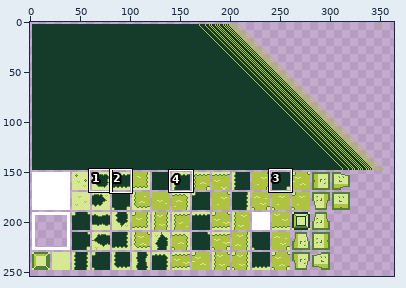
Sprite sheet -- Assets/Resources/Atlases/inGameAtlas.png. The first picture is a wide view before the edit; the outline marks the close-up.
Close-up. First the earlier version:
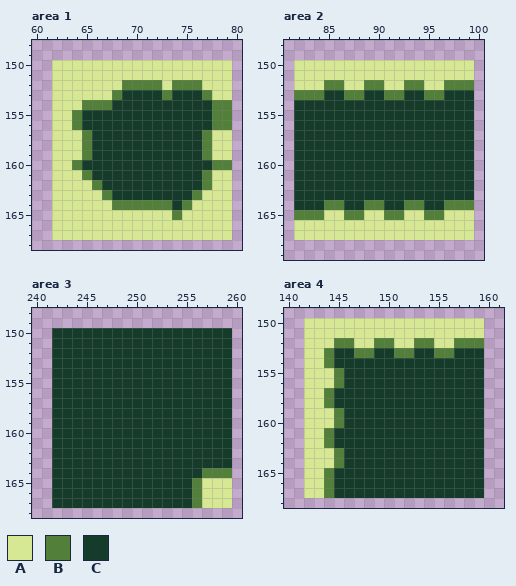
The file is 512x256 pixels. Colours within 5 levels of each other are drawn and written as one. Shown: area 1: x 60..80, y 148..168; area 2: x 81..100, y 148..169; area 3: x 240..260, y 148..168; area 4: x 140..161, y 149..168. The wide view leaves out empty margins. The commit also changed other parts of the picture, which this record leaves out.
Palette (. is transparent): A #d7e894  B #527f39  C #153c2b
Pixels before, area 1, first column x 62:
150 AAAAAAAAAAAAAAAAAA
151 AAAAAAAAAAAAAAAAAA
152 AAAAAAABBBBABBBAAA
153 AAAAAABCCCCBCCCBAA
154 AAABBBCCCCCCCCCCBB
155 AABCCCCCCCCCCCCCBB
156 AABCCCCCCCCCCCCCBB
157 AAABCCCCCCCCCCCBAA
158 AAABCCCCCCCCCCCBAA
159 AAABCCCCCCCCCCCBAA
160 AABCCCCCCCCCCCCCBB
161 AAABCCCCCCCCCCCBAA
162 AAAABCCCCCCCCCCBAA
163 AAAAABCCCCCCCCBAAA
164 AAAAAABBBBBBCBAAAA
165 AAAAAAAAAAAABAAAAA
166 AAAAAAAAAAAAAAAAAA
167 AAAAAAAAAAAAAAAAAA
Pixels before, area 2, first column x 82:
150 AAAAAAAAAAAAAAAAAA
151 AAAAAAAAAAAAAAAAAA
152 AAABBAABBAABBAABBB
153 BBBCCBBCCBBCCBBCCC
154 CCCCCCCCCCCCCCCCCC
155 CCCCCCCCCCCCCCCCCC
156 CCCCCCCCCCCCCCCCCC
157 CCCCCCCCCCCCCCCCCC
158 CCCCCCCCCCCCCCCCCC
159 CCCCCCCCCCCCCCCCCC
160 CCCCCCCCCCCCCCCCCC
161 CCCCCCCCCCCCCCCCCC
162 CCCCCCCCCCCCCCCCCC
163 CCCCCCCCCCCCCCCCCC
164 CCCBBCCBBCCBBCCBBB
165 BBBAABBAABBAABBAAA
166 AAAAAAAAAAAAAAAAAA
167 AAAAAAAAAAAAAAAAAA
Pixels before, area 3, first column x 242:
150 CCCCCCCCCCCCCCCCCC
151 CCCCCCCCCCCCCCCCCC
152 CCCCCCCCCCCCCCCCCC
153 CCCCCCCCCCCCCCCCCC
154 CCCCCCCCCCCCCCCCCC
155 CCCCCCCCCCCCCCCCCC
156 CCCCCCCCCCCCCCCCCC
157 CCCCCCCCCCCCCCCCCC
158 CCCCCCCCCCCCCCCCCC
159 CCCCCCCCCCCCCCCCCC
160 CCCCCCCCCCCCCCCCCC
161 CCCCCCCCCCCCCCCCCC
162 CCCCCCCCCCCCCCCCCC
163 CCCCCCCCCCCCCCCCCC
164 CCCCCCCCCCCCCCCBBB
165 CCCCCCCCCCCCCCBAAA
166 CCCCCCCCCCCCCCBAAA
167 CCCCCCCCCCCCCCBAAA
Pixels before, area 4, first column x 142:
150 AAAAAAAAAAAAAAAAAA
151 AAAAAAAAAAAAAAAAAA
152 AAABBAABBAABBAABBB
153 AABCCBBCCBBCCBBCCC
154 AABCCCCCCCCCCCCCCC
155 AAABCCCCCCCCCCCCCC
156 AAABCCCCCCCCCCCCCC
157 AABCCCCCCCCCCCCCCC
158 AABCCCCCCCCCCCCCCC
159 AAABCCCCCCCCCCCCCC
160 AAABCCCCCCCCCCCCCC
161 AABCCCCCCCCCCCCCCC
162 AABCCCCCCCCCCCCCCC
163 AAABCCCCCCCCCCCCCC
164 AAABCCCCCCCCCCCCCC
165 AABCCCCCCCCCCCCCCC
166 AABCCCCCCCCCCCCCCC
167 AABCCCCCCCCCCCCCCC
The same view after the edit:
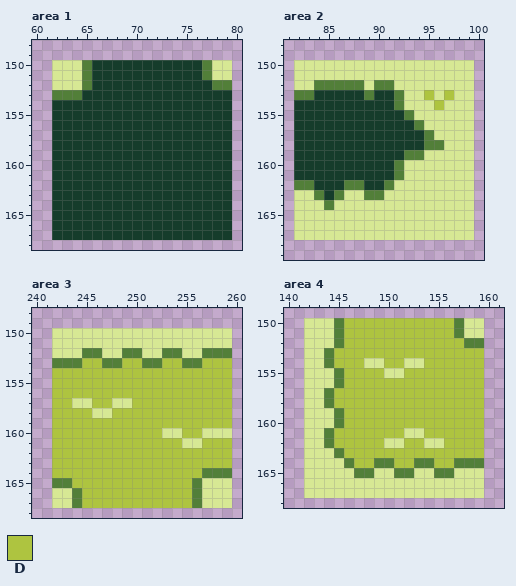
Colours new in this view: D #aec440
What changed:
Changed rows in their new state; - is an unchanged pixel.
Area 1:
first column x 62:
150 ---BCCCCCCCCCCCB--
151 ---BCCCCCCCCCCCB--
152 ---BCCCCCCCCCCCCBB
153 BBBCCCC----C---CCC
154 CCCCCC----------CC
155 CCC-------------CC
156 CCC-------------CC
157 CCCC-----------CCC
158 CCCC-----------CCC
159 CCCC-----------CCC
160 CCC-------------CC
161 CCCC-----------CCC
162 CCCCC----------CCC
163 CCCCCC--------CCCC
164 CCCCCCCCCCCC-CCCCC
165 CCCCCCCCCCCCCCCCCC
166 CCCCCCCCCCCCCCCCCC
167 CCCCCCCCCCCCCCCCCC
Area 2:
first column x 82:
152 --B--BBA-B-AA--AAA
153 --C--CCB-C-AADADAA
154 ----------BAAADAAA
155 -----------BAAAAAA
156 ------------BAAAAA
157 -------------BAAAA
158 -------------BBAAA
159 -----------BBAAAAA
160 ----------BAAAAAAA
161 ----------BAAAAAAA
162 BB---BB--BAAAAAAAA
163 AAB-BAABBAAAAAAAAA
164 AAA-AAAAAAAAAAAAAA
165 AAA--AA--AA--AA---
Area 3:
first column x 242:
150 AAAAAAAAAAAAAAAAAA
151 AAAAAAAAAAAAAAAAAA
152 AAABBAABBAABBAABBB
153 BBBDDBBDDBBDDBBDDD
154 DDDDDDDDDDDDDDDDDD
155 DDDDDDDDDDDDDDDDDD
156 DDDDDDDDDDDDDDDDDD
157 DDAADDAADDDDDDDDDD
158 DDDDAADDDDDDDDDDDD
159 DDDDDDDDDDDDDDDDDD
160 DDDDDDDDDDDAADDAAA
161 DDDDDDDDDDDDDAADDD
162 DDDDDDDDDDDDDDDDDD
163 DDDDDDDDDDDDDDDDDD
164 DDDDDDDDDDDDDDD---
165 BBDDDDDDDDDDDD----
166 AABDDDDDDDDDDD----
167 AABDDDDDDDDDDD----
Area 4:
first column x 144:
150 -BDDDDDDDDDDDB--
151 -BDDDDDDDDDDDB--
152 --DDDDDDDDDDDD--
153 -DDDDDDDDDDDDDDD
154 -DDDAADDAADDDDDD
155 --DDDDAADDDDDDDD
156 --DDDDDDDDDDDDDD
157 -DDDDDDDDDDDDDDD
158 -DDDDDDDDDDDDDDD
159 --DDDDDDDDDDDDDD
160 --DDDDDDDDDDDDDD
161 -DDDDDDDAADDDDDD
162 -DDDDDAADDAADDDD
163 --DDDDDDDDDDDDDD
164 -ABDDBBDDBBDDBBB
165 AAABBAABBAABBAAA
166 AAAAAAAAAAAAAAAA
167 AAAAAAAAAAAAAAAA
